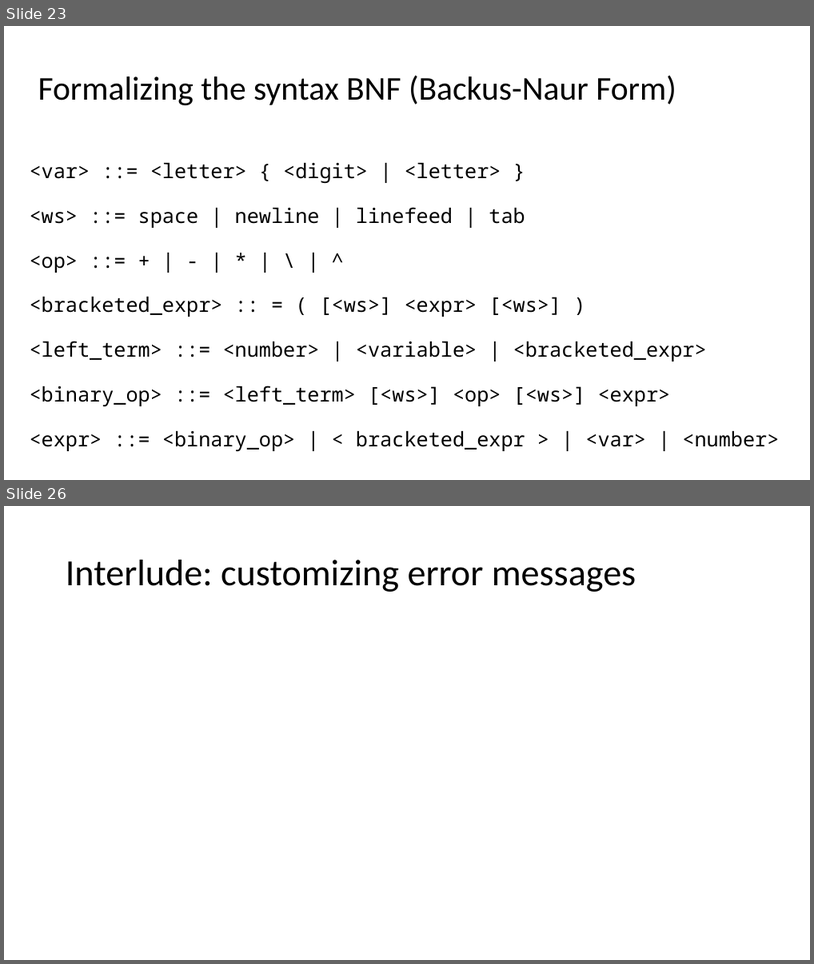
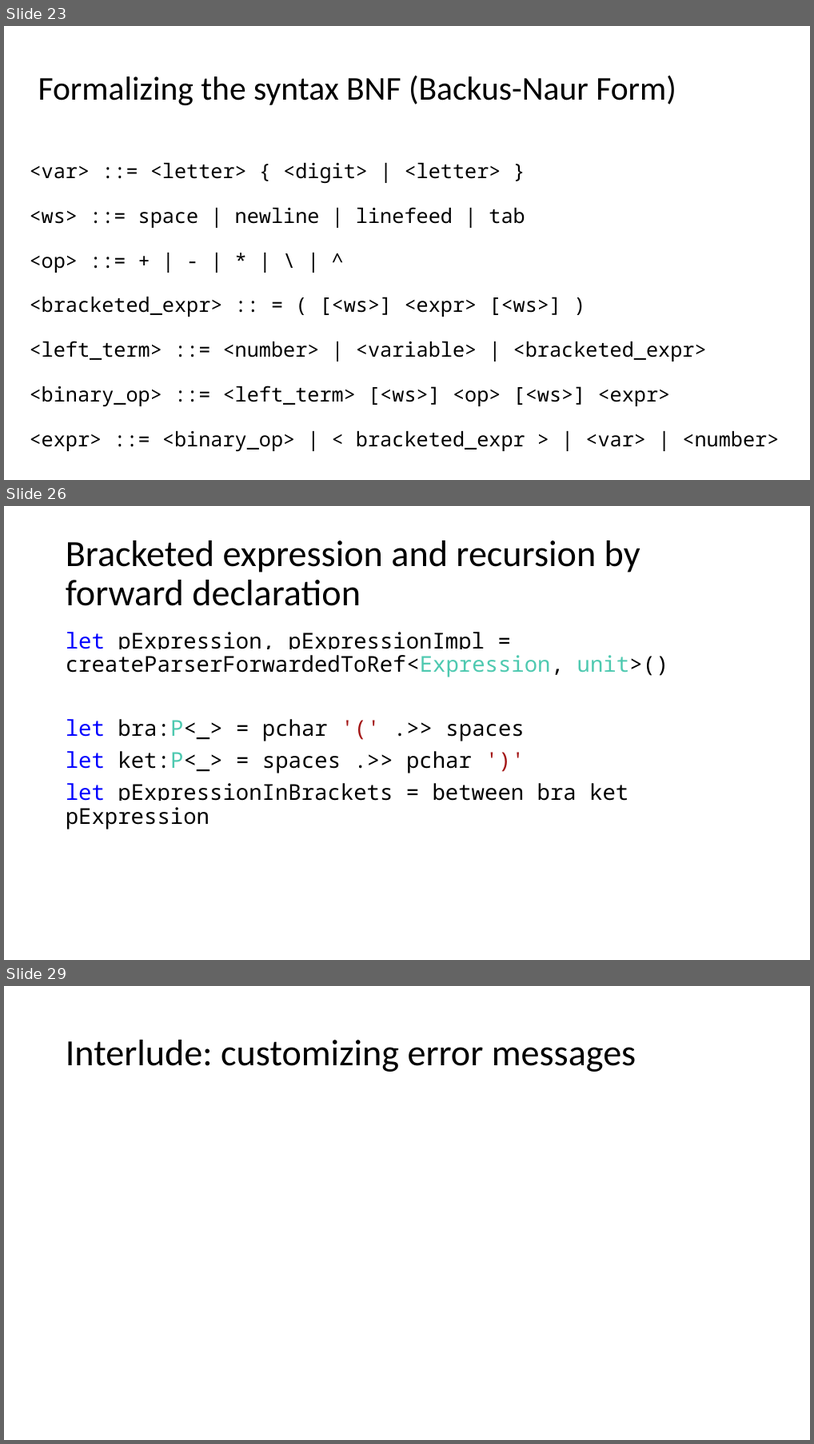
Before and after one commit to atiboros/PracticalFParsec, a slide deck: Slides/Practical FParsec V2.pptx. Shown one above the other, each under a label of ours: slides 23 and 26 before the commit, slides 23, 26 and 29 after it; the slides between them are not shown. The pictures are 814x964 and 814x1444 pixels, drawn with LibreOffice and Linux fonts; fonts in the diff are those of the drawing. Boxes give left, top, right and bottom in pixels: in the first picture for what was removed or moved away, otherwise in the second. Text is boxed around its words. In the diff, an @@ line names an element or a change of style, - is before the commit and + after.

Commit message:
Completed simple expression

```diff
--- a/Slides/Practical FParsec V2.pptx
+++ b/Slides/Practical FParsec V2.pptx
@@ slide 26 added at (4,506,810,960), background #FFFFFF @@
@@ title added at (66,540,641,606), 44 pt, text #000000 @@
+Bracketed expression and recursion by forward declaration
@@ text added at (66,632,670,829), 26 pt, text #000000 @@
+let pExpression, pExpressionImpl = createParserForwardedToRef<Expression, unit>()
+let bra:P<_> = pchar '(' .>> spaces
+let ket:P<_> = spaces .>> pchar ')'
+let pExpressionInBrackets = between bra ket pExpression
@@ what was slide 26 is now slide 29 @@
```
Also in this commit, not shown: 1 slide changed, 4 other slides added, 2 slides removed, 2 other files.
